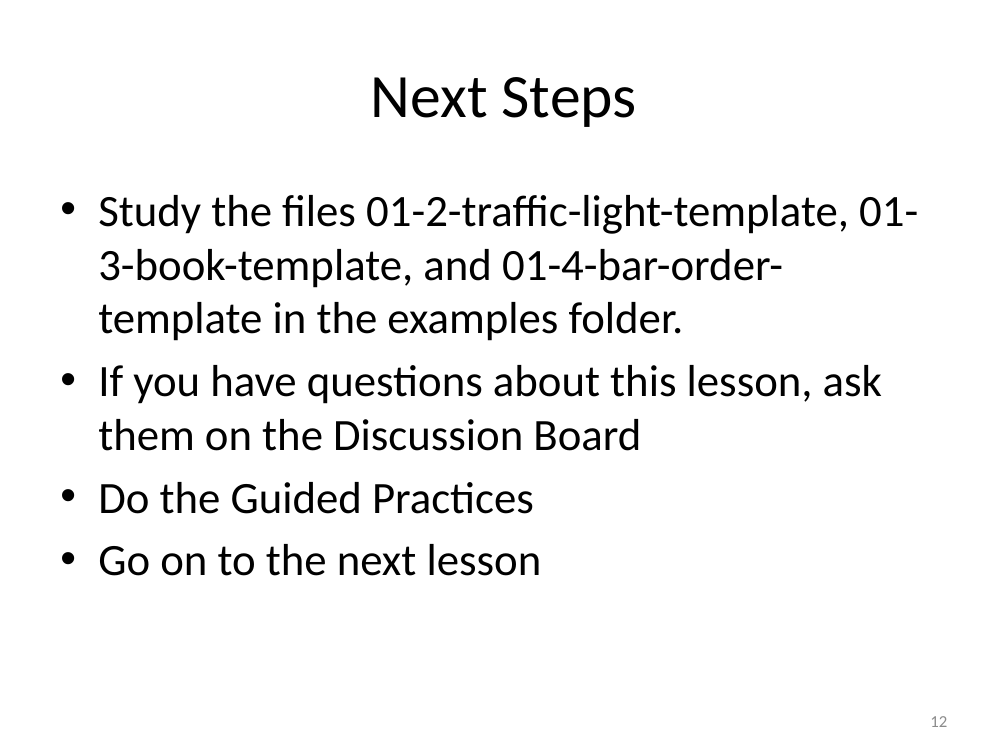
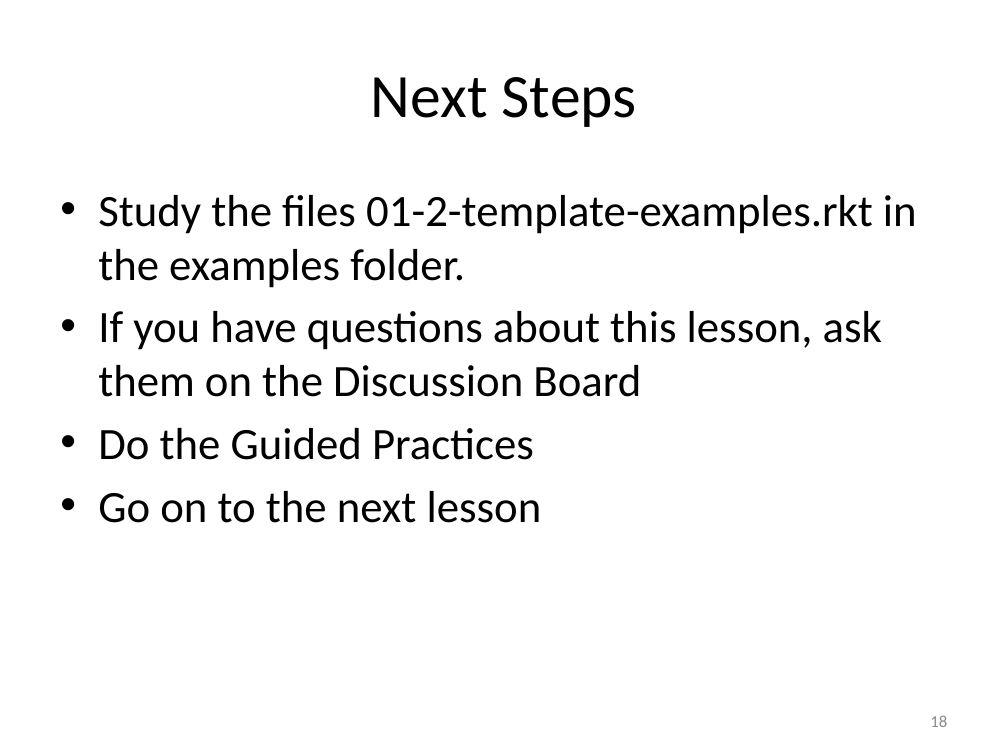
Before and after one commit to mwand/cs5010f16, a slide deck: slide 18 of Slides/Lesson 1.4 Templates.pptx (slide 12 before the commit). Drawn at 1008x756 pixels with LibreOffice and Linux fonts; fonts in the diff are those of the drawing. Boxes give left, top, right and bottom in pixels: in the first picture for what was removed or moved away, otherwise in the second. Text is boxed around its words. In the diff, an @@ line names an element or a change of style, - is before the commit and + after.

```diff
--- a/Slides/Lesson 1.4 Templates.pptx
+++ b/Slides/Lesson 1.4 Templates.pptx
@@ text at (98,195,917,288): text changed @@
-• Study the files 01-2-traffic-light-template, 01-3-book-template, and 01-4-bar-order-template in the examples folder.
+• Study the files 01-2-template-examples.rkt in the examples folder.
@@ page number at (930,715,947,727): text changed @@
-12
+18
```
Also in this commit, not shown: 9 other slides changed, 8 slides added, 2 slides removed, 14 other files.
